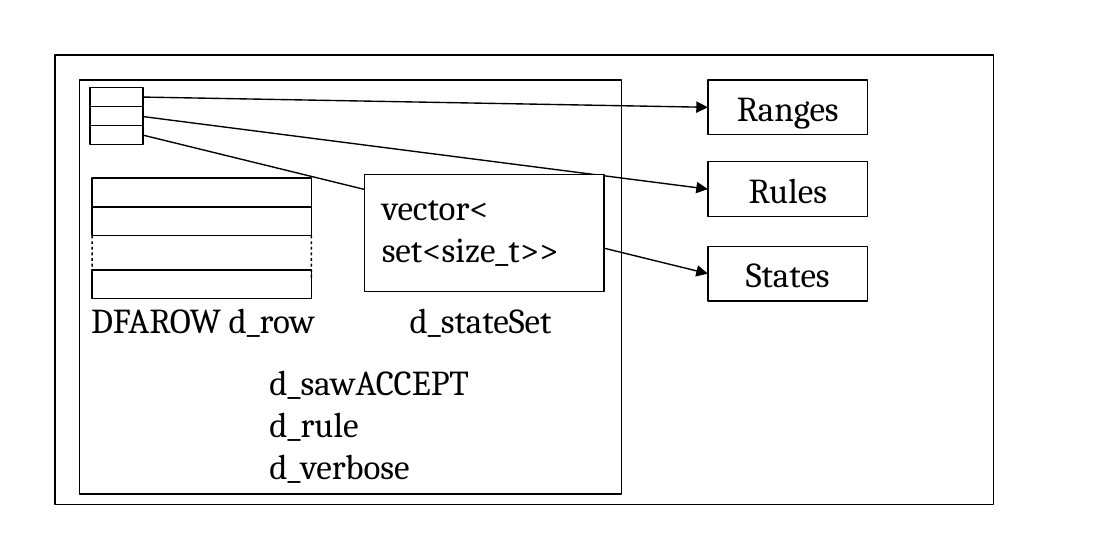
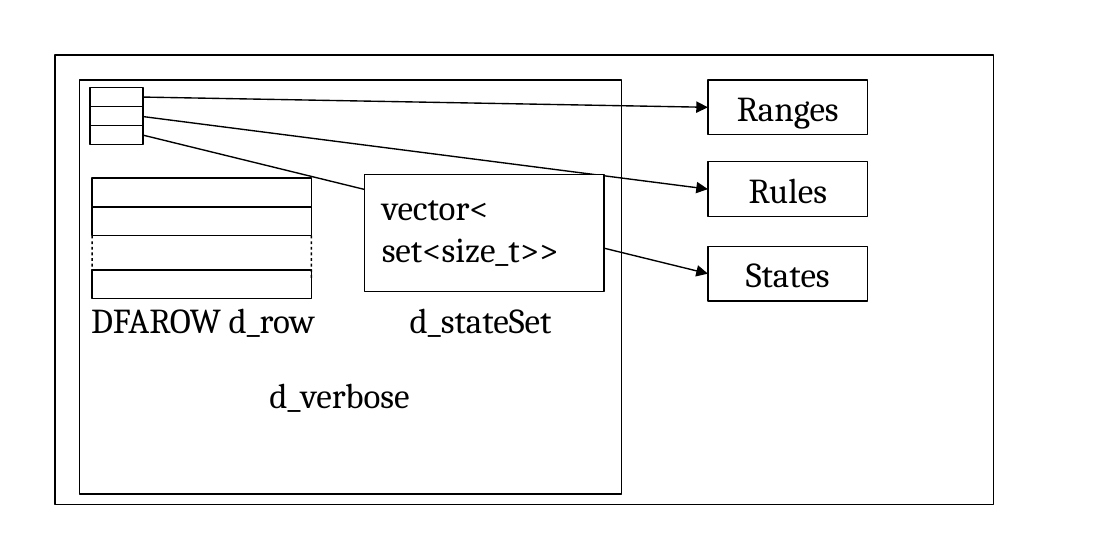
Before and after one commit to fbb-git/flexcpp, a slide deck: slide 1 of flexc++/documentation/manual/images/molds/dfa.odp. Drawn at 1120x560 pixels with LibreOffice and Linux fonts; fonts in the diff are those of the drawing. Boxes give left, top, right and bottom in pixels: in the first picture for what was removed or moved away, otherwise in the second. Text is boxed around its words. In the diff, an @@ line names an element or a change of style, - is before the commit and + after.

```diff
--- a/flexc++/documentation/manual/images/molds/dfa.odp
+++ b/flexc++/documentation/manual/images/molds/dfa.odp
@@ text "d_verbose": place and size @@
-text "d_verbose" at bbox=[269, 370, 468, 483]
+text "d_verbose" at bbox=[269, 383, 409, 412]
@@ text at bbox=[269, 370, 468, 441]: paragraphs removed @@
-d_sawACCEPT
-d_rule
```
Also in this commit, not shown: 14 other files.
